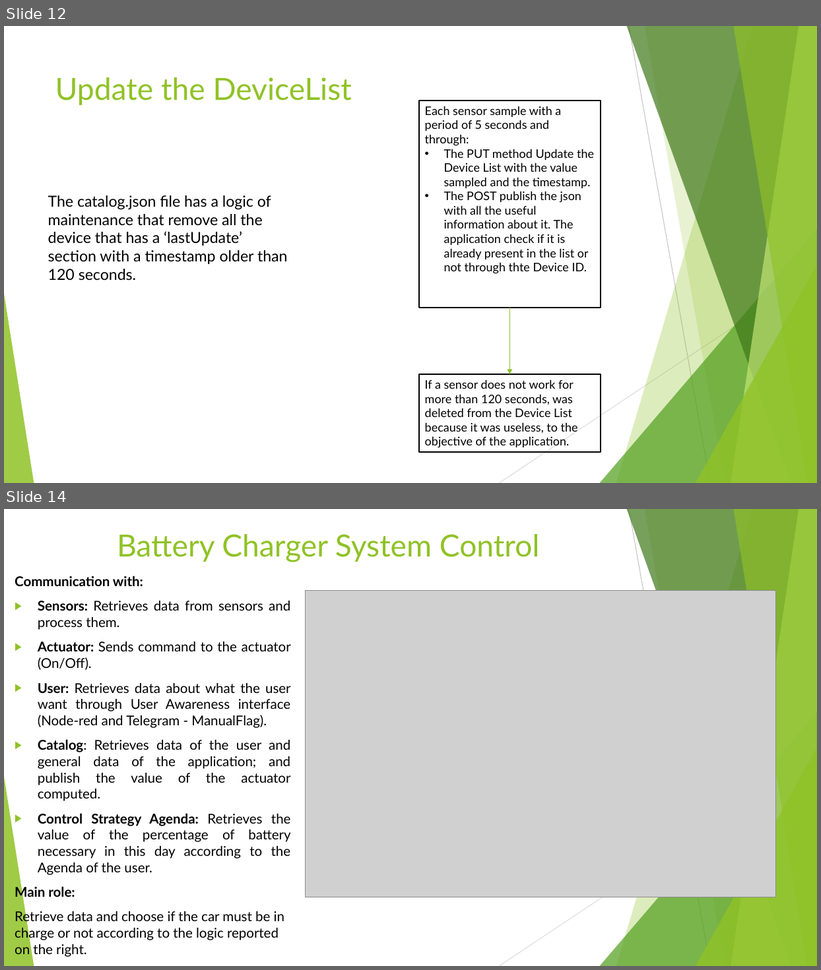
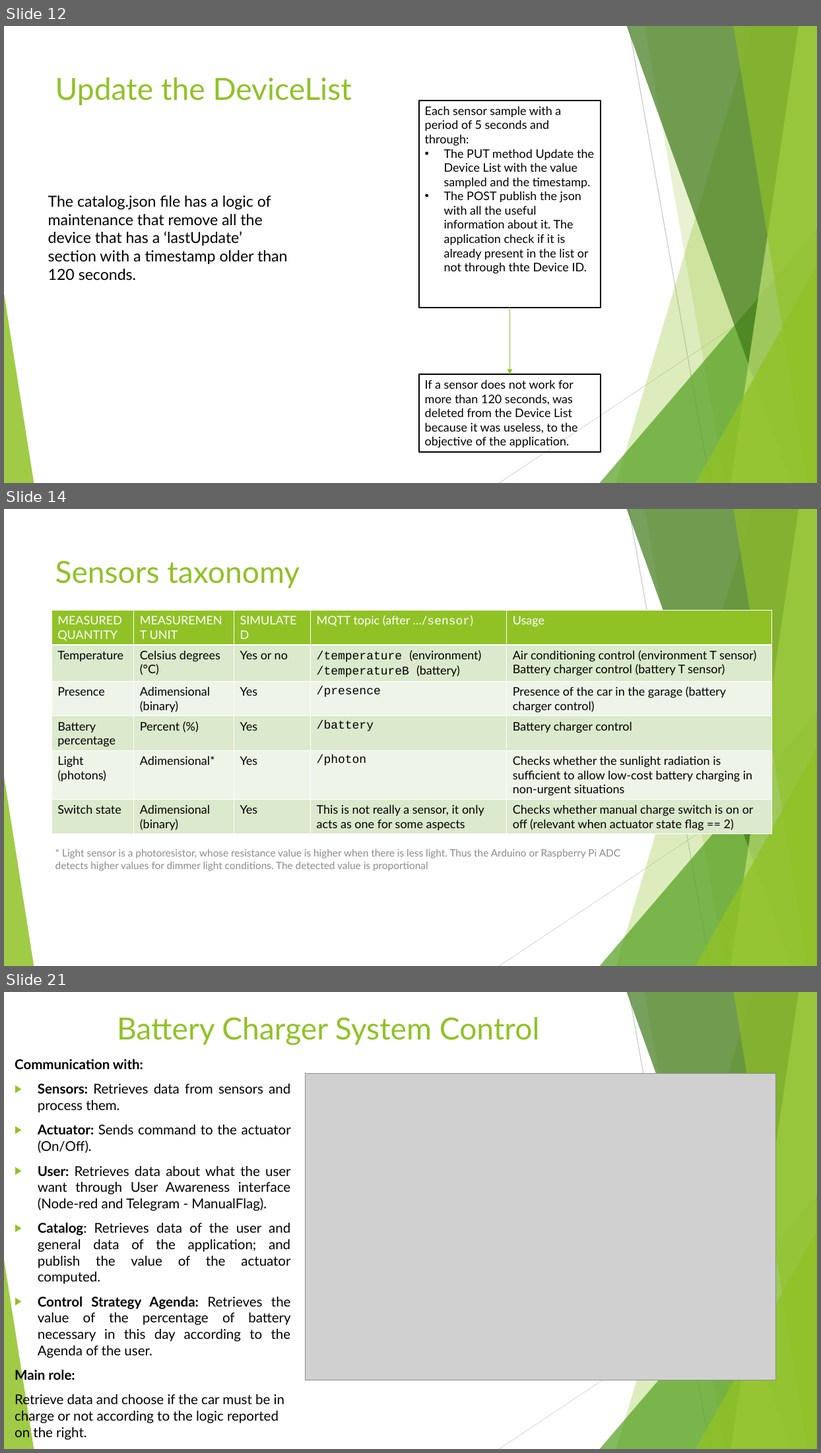
Before and after one commit to annageraci/Battery_Charger_Smart, a slide deck: Materiale Extra/Presentazione del progetto .pptx. Shown one above the other, each under a label of ours: slides 12 and 14 before the commit, slides 12, 14 and 21 after it; the slides between them are not shown. The pictures are 821x970 and 821x1453 pixels, drawn with LibreOffice and Linux fonts; fonts in the diff are those of the drawing; grey boxes stand for pictures. Boxes give left, top, right and bottom in pixels: in the first picture for what was removed or moved away, otherwise in the second. Text is boxed around its words. In the diff, an @@ line names an element or a change of style, - is before the commit and + after.

```diff
--- a/Materiale Extra/Presentazione del progetto .pptx
+++ b/Materiale Extra/Presentazione del progetto .pptx
@@ slide 14 added at [4,509,817,966], background #FFFFFF; not listed: 10 template elements that a slide beside it also shows @@
@@ title added at [55,560,300,588], 36 pt, text #90C226 @@
+Sensors taxonomy
@@ table added at [52,610,772,834], 6 rows, 5 columns @@
+MEASURED QUANTITY | MEASUREMENT UNIT | SIMULATED | MQTT topic (after …/sensor) | Usage
+Temperature | Celsius degrees (°C) | Yes or no | /temperature (environment) / /temperatureB (battery) | Air conditioning control (environment T sensor) / Battery charger control (battery T sensor)
+Presence | Adimensional (binary) | Yes | /presence | Presence of the car in the garage (battery charger control)
+Battery percentage | Percent (%) | Yes | /battery | Battery charger control
+Light (photons) | Adimensional* | Yes | /photon | Checks whether the sunlight radiation is sufficient to allow low-cost battery charging in non-urgent situations
+Switch state | Adimensional (binary) | Yes | This is not really a sensor, it only acts as one for some aspects | Checks whether manual charge switch is on or off (relevant when actuator state flag == 2)
@@ text added at [55,850,620,871], 12 pt, text #8C8C8C @@
+* Light sensor is a photoresistor, whose resistance value is higher when there is less light. Thus the Arduino or Raspberry Pi ADC detects higher values for dimmer light conditions. The detected value is proportional
@@ what was slide 14 is now slide 21 @@
```
Also in this commit, not shown: 1 slide changed, 7 other slides added, 1 slide removed.
